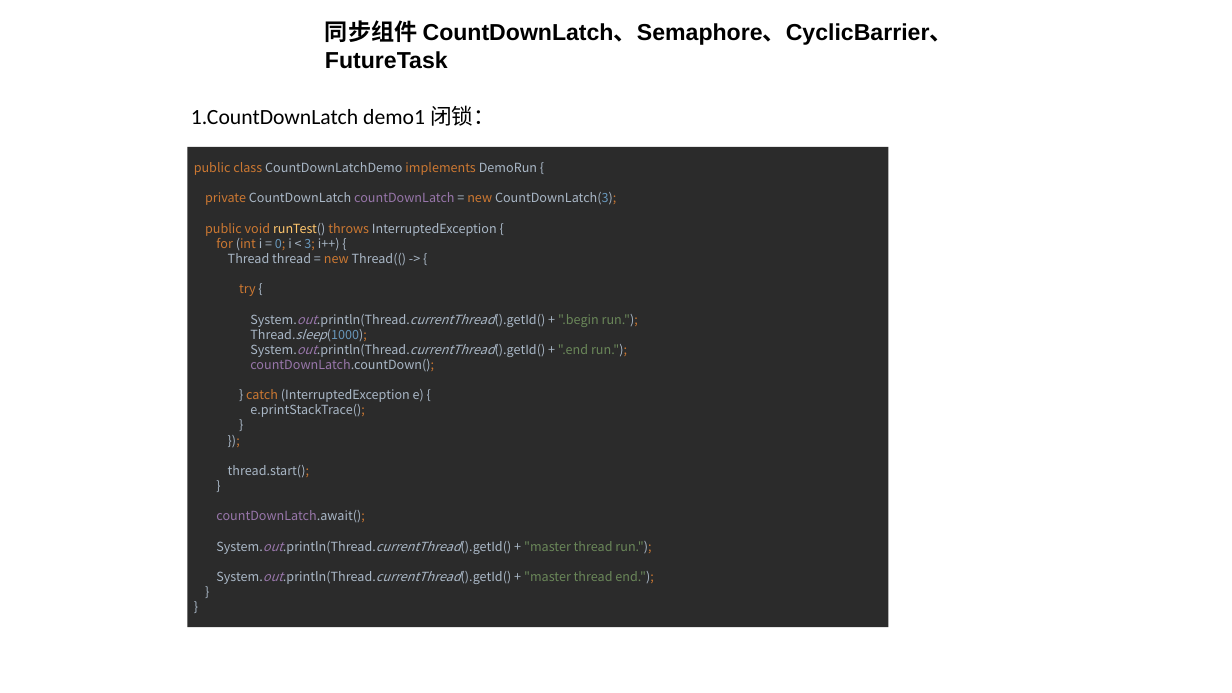
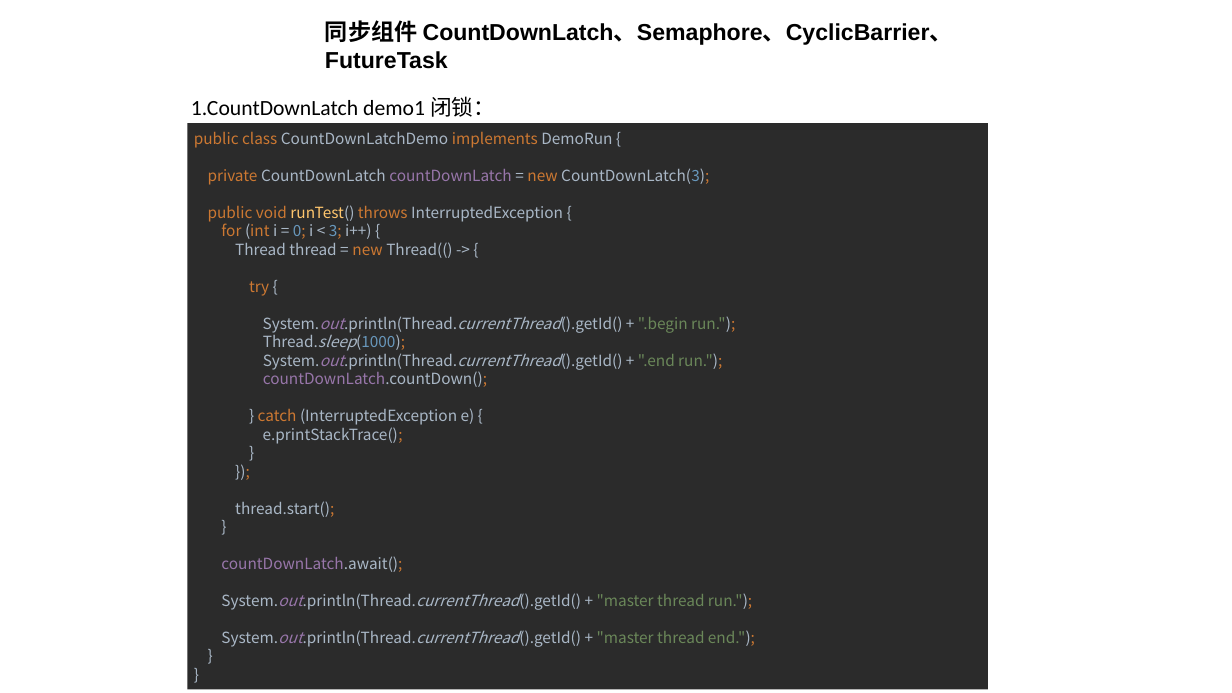
Before and after one commit to huangshumei/concurrentDemo, a slide deck: slide 15 of doc/concurrency-冯建.pptx (slide 16 before the commit). Drawn at 1232x693 pixels with LibreOffice and Linux fonts; fonts in the diff are those of the drawing. Boxes give left, top, right and bottom in pixels: in the first picture for what was removed or moved away, otherwise in the second. Text is boxed around its words. In the diff, an @@ line names an element or a change of style, - is before the commit and + after.

```diff
--- a/doc/concurrency-冯建.pptx
+++ b/doc/concurrency-冯建.pptx
@@ text "1.CountDownLatch demo1 闭锁：": place and size @@
-text "1.CountDownLatch demo1 闭锁：" at (191,105,495,126)
+text "1.CountDownLatch demo1 闭锁：" at (191,96,495,117)
@@ rectangle "public class CountDownLatchDemo implements DemoRun ...": place and size @@
-rectangle "public class CountDownLatchDemo implements DemoRun ..." at (188,147,889,628)
+rectangle "public class CountDownLatchDemo implements DemoRun ..." at (188,123,989,689)
@@ rectangle "public class CountDownLatchDemo implements DemoRun ..." at (188,123,989,689): size 9.8 to 12 pt @@
```
Also in this commit, not shown: 9 other slides changed, 2 slides removed.
